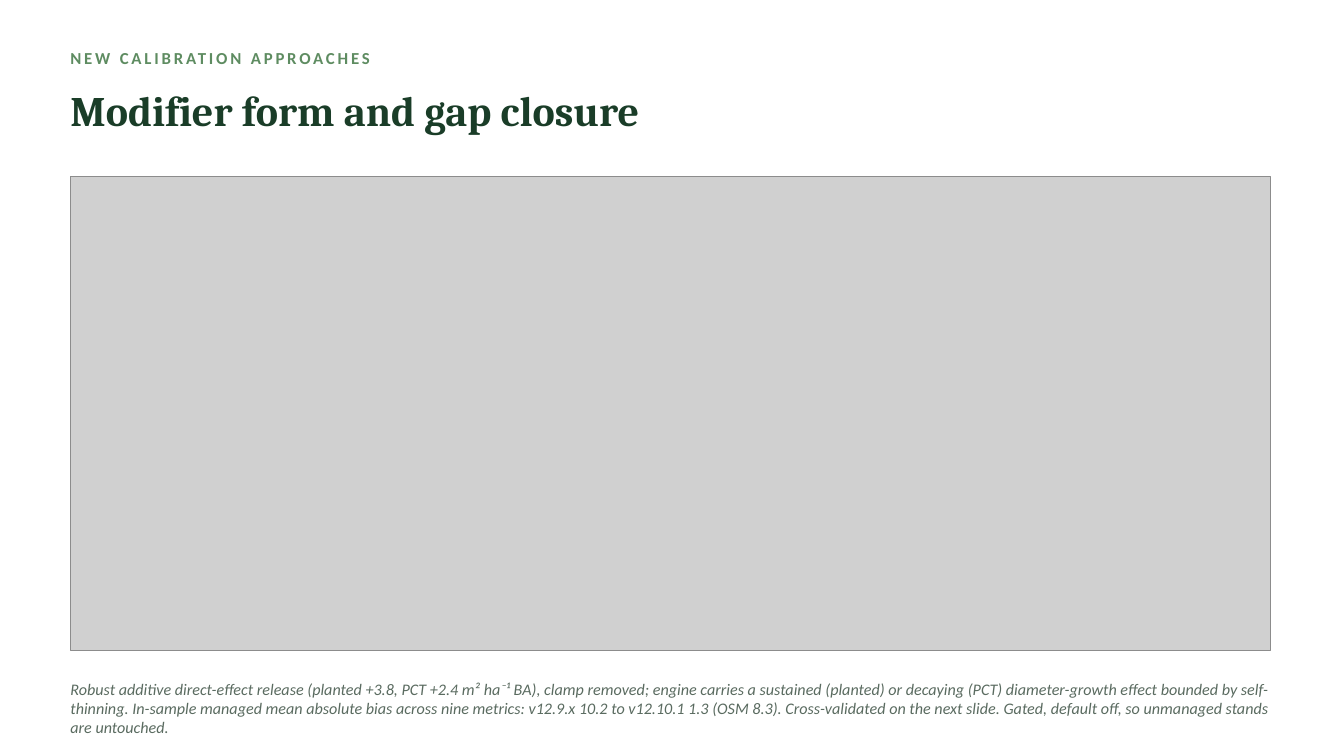
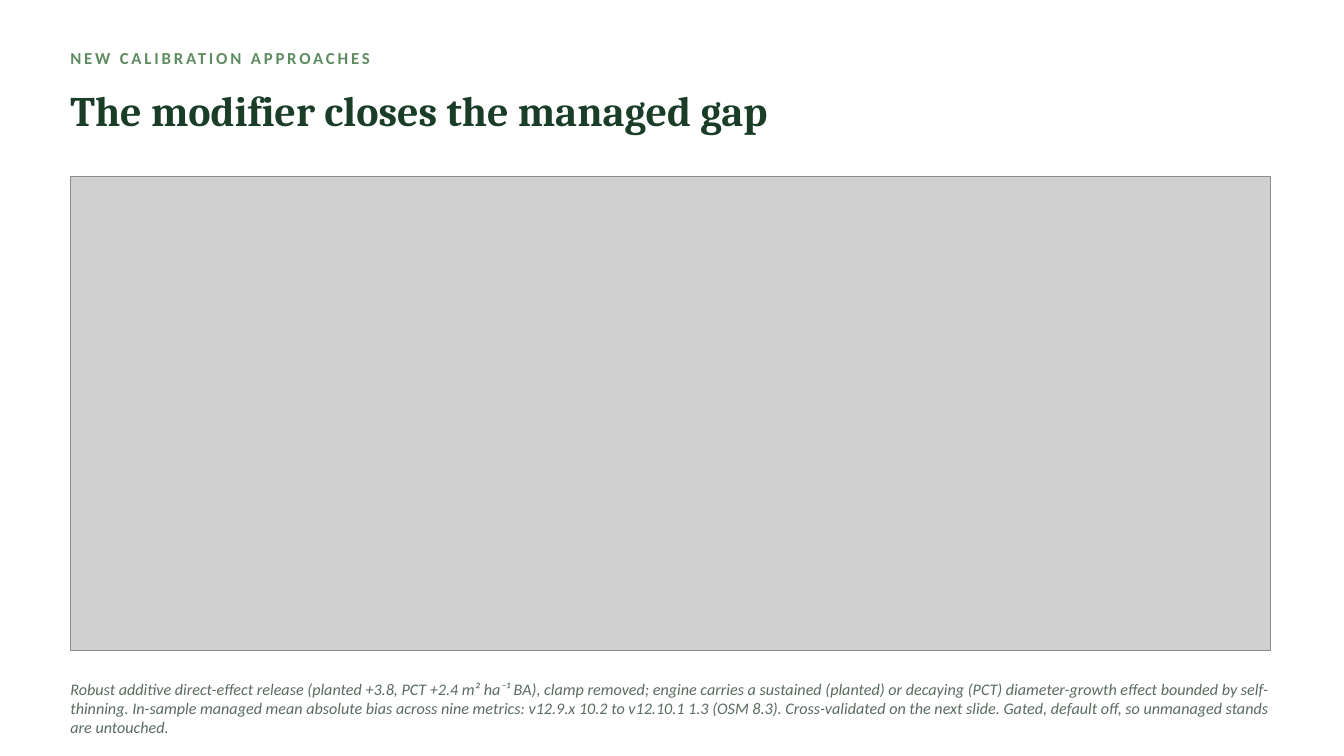
Before and after one commit to holoros/fvs-acd, a slide deck: slide 11 of FVS-ACD_Hennigar_Aug2026.pptx. Drawn at 1344x756 pixels with LibreOffice and Linux fonts; fonts in the diff are those of the drawing; grey boxes stand for pictures. Boxes give left, top, right and bottom in pixels: in the first picture for what was removed or moved away, otherwise in the second. Text is boxed around its words. In the diff, an @@ line names an element or a change of style, - is before the commit and + after.

```diff
--- a/FVS-ACD_Hennigar_Aug2026.pptx
+++ b/FVS-ACD_Hennigar_Aug2026.pptx
@@ text at (x1=70, y1=96, x2=767, y2=136): text changed @@
-Modifier form and gap closure
+The modifier closes the managed gap
```
Also in this commit, not shown: 2 other slides changed, 22 other files.
